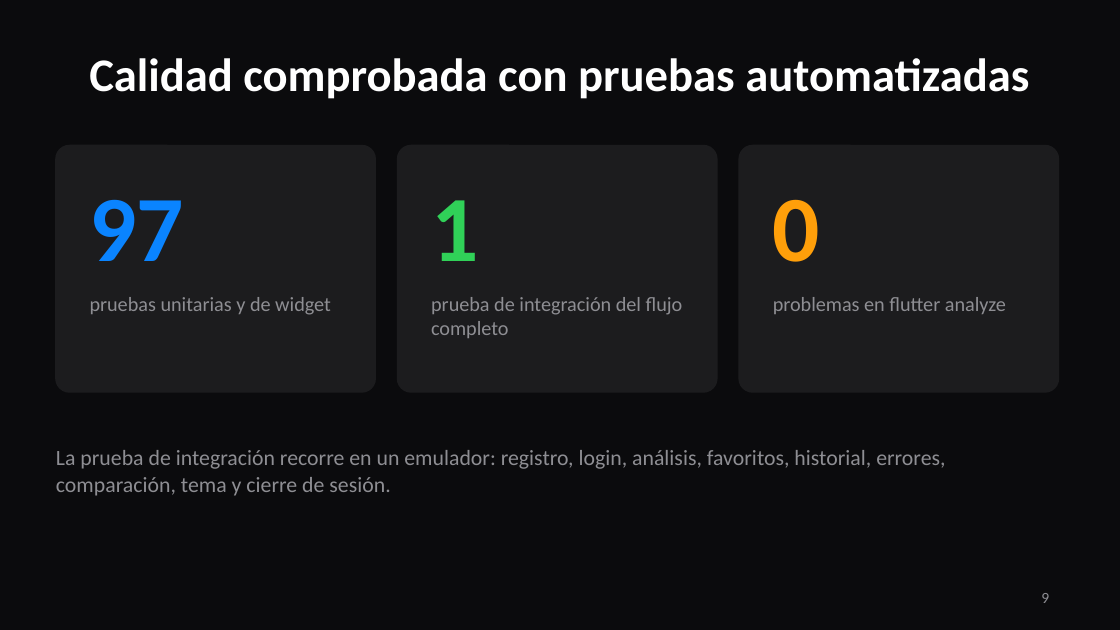
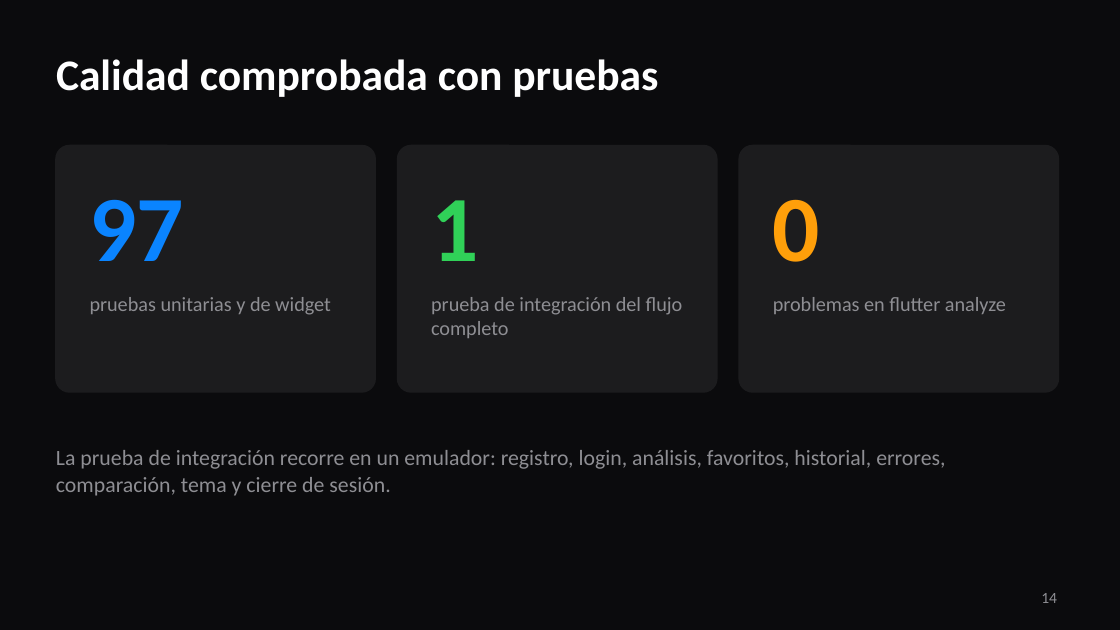
Before and after one commit to sluna5-coder/RepoLens, a slide deck: slide 14 of Entrega/Presentacion/RepoLens.pptx (slide 9 before the commit). Drawn at 1120x630 pixels with LibreOffice and Linux fonts; fonts in the diff are those of the drawing. Boxes give left, top, right and bottom in pixels: in the first picture for what was removed or moved away, otherwise in the second. Text is boxed around its words. In the diff, an @@ line names an element or a change of style, - is before the commit and + after.

```diff
--- a/Entrega/Presentacion/RepoLens.pptx
+++ b/Entrega/Presentacion/RepoLens.pptx
@@ title at <box>56,59,658,97</box>: text changed; size 30 to 28 pt @@
-Calidad comprobada con pruebas automatizadas
+Calidad comprobada con pruebas
@@ page number at <box>1041,593,1057,603</box>: text changed @@
-9
+14
```
Also in this commit, not shown: 7 other slides changed, 5 slides added.
